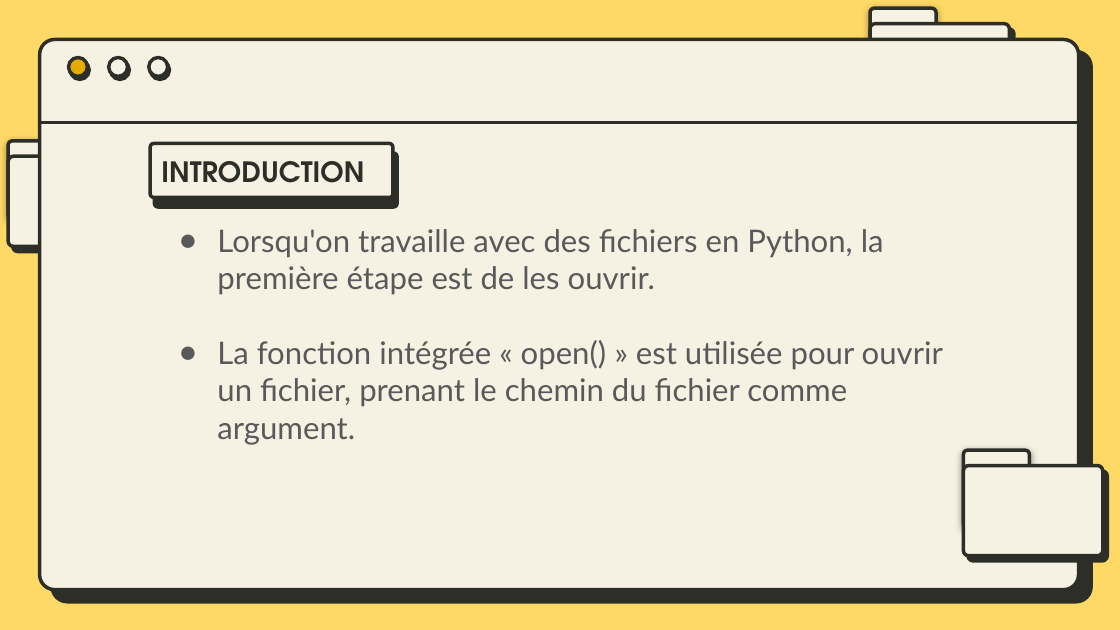
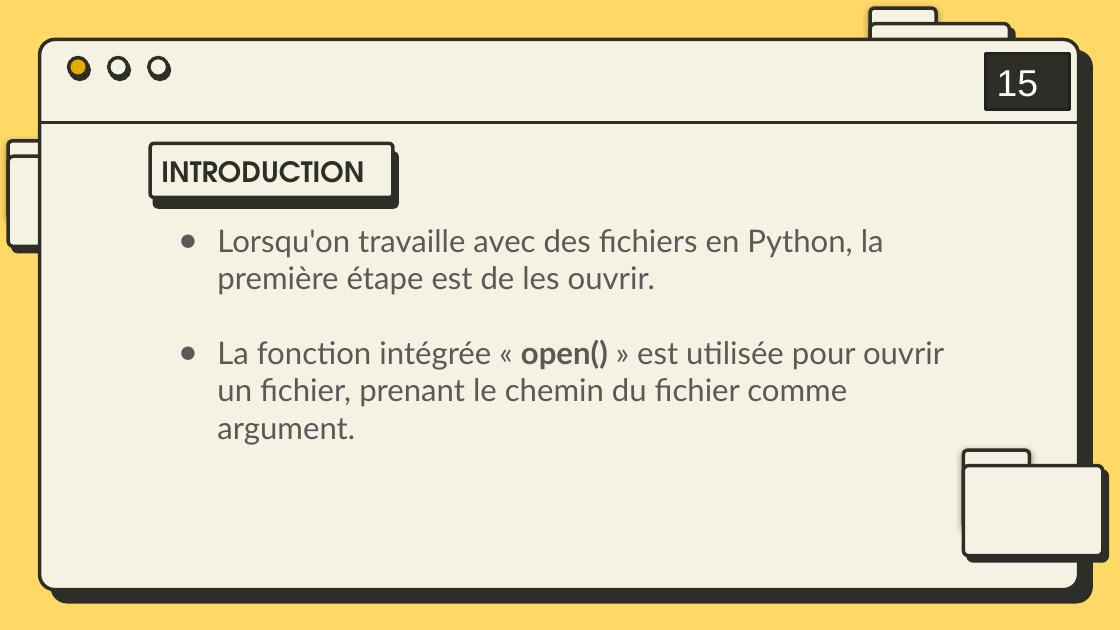
Before and after one commit to bydevmar/Master_MASD_FPO, a slide deck: slide 15 of SEMESTER 1/Modélisation avec Python/G- Fichiers/Manipulation des Fichiers.pptx. Drawn at 1120x630 pixels with LibreOffice and Linux fonts; fonts in the diff are those of the drawing. Boxes give left, top, right and bottom in pixels: in the first picture for what was removed or moved away, otherwise in the second. Text is boxed around its words. In the diff, an @@ line names an element or a change of style, - is before the commit and + after.

```diff
--- a/SEMESTER 1/Modélisation avec Python/G- Fichiers/Manipulation des Fichiers.pptx
+++ b/SEMESTER 1/Modélisation avec Python/G- Fichiers/Manipulation des Fichiers.pptx
@@ rectangle added at [986,54,1070,110], fill #2D2E27, outline #21221D 2 pt, 24 pt, text #FFFFFF @@
+15
@@ text at [217,340,944,444]: bold on in "open()" @@
```
Also in this commit, not shown: 34 other slides changed, 5 other files.
